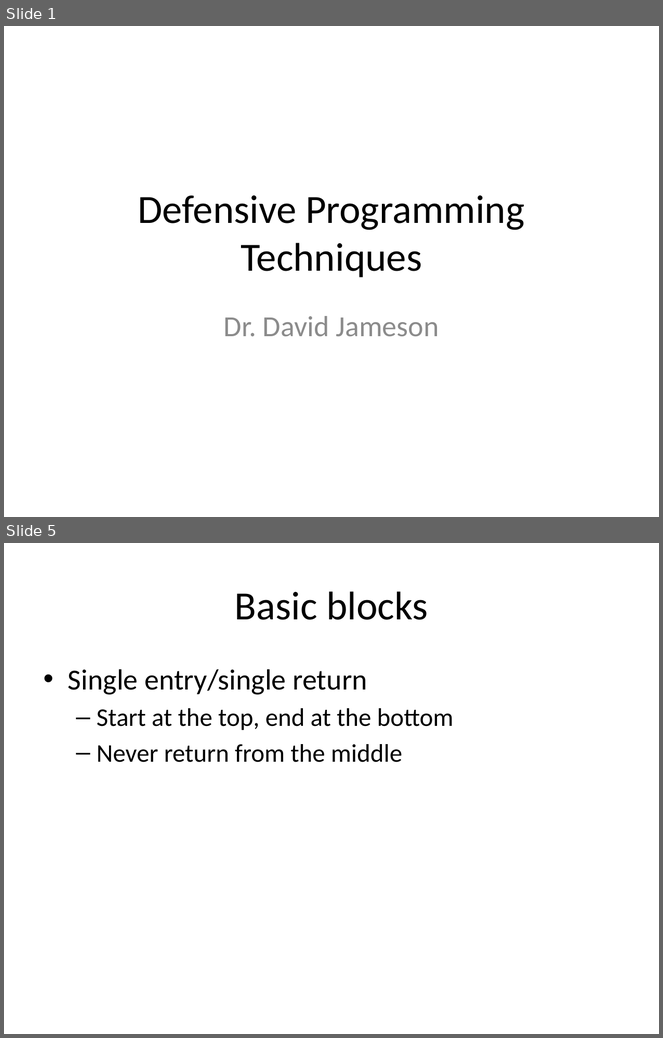
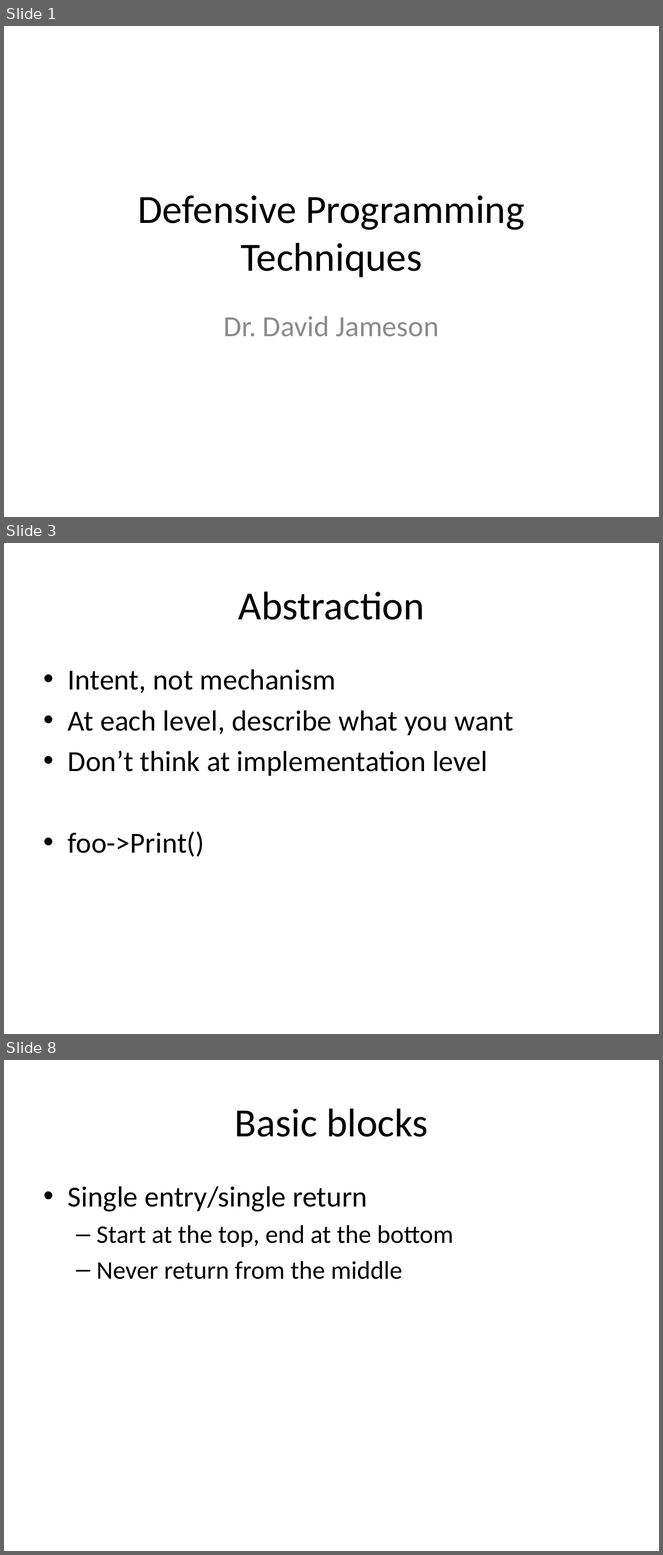
Before and after one commit to DavidJameson/SocialSoftware, a slide deck: DefensiveProgrammingTechniques.pptx. Shown one above the other, each under a label of ours: slides 1 and 5 before the commit, slides 1, 3 and 8 after it; the slides between them are not shown. The pictures are 663x1038 and 663x1555 pixels, drawn with LibreOffice and Linux fonts; fonts in the diff are those of the drawing. Boxes give left, top, right and bottom in pixels: in the first picture for what was removed or moved away, otherwise in the second. Text is boxed around its words. In the diff, an @@ line names an element or a change of style, - is before the commit and + after.

```diff
--- a/DefensiveProgrammingTechniques.pptx
+++ b/DefensiveProgrammingTechniques.pptx
@@ slide 3 added at box(4, 543, 659, 1034), background #FFFFFF @@
@@ title added at box(239, 591, 425, 620), 44 pt, text #000000 @@
+Abstraction
@@ text added at box(68, 669, 514, 857), 32 pt, text #000000 @@
+• Intent, not mechanism
+• At each level, describe what you want
+• Don’t think at implementation level
+• foo->Print()
@@ what was slide 5 is now slide 8 @@
```
Also in this commit, not shown: 4 slides changed, 10 other slides added.
